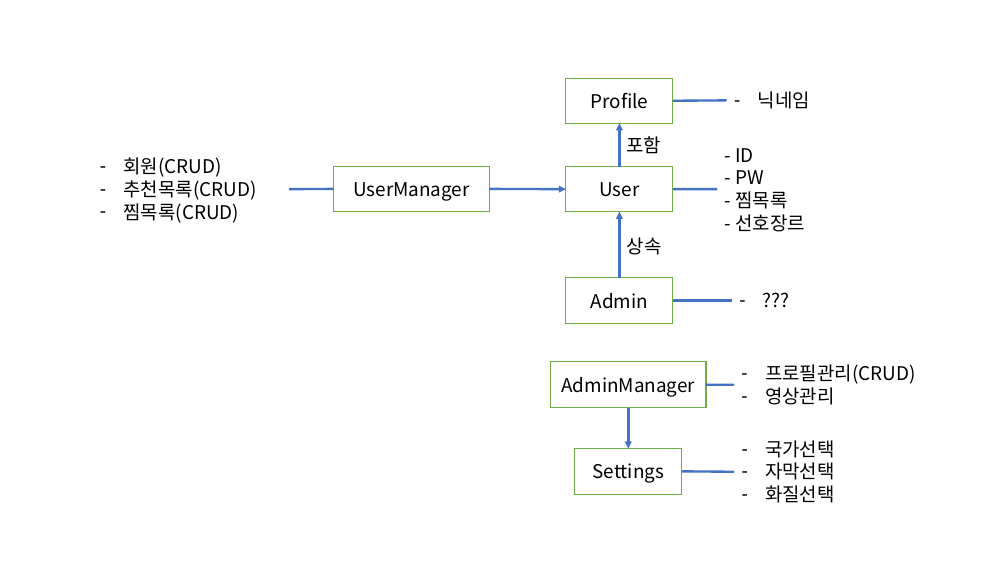
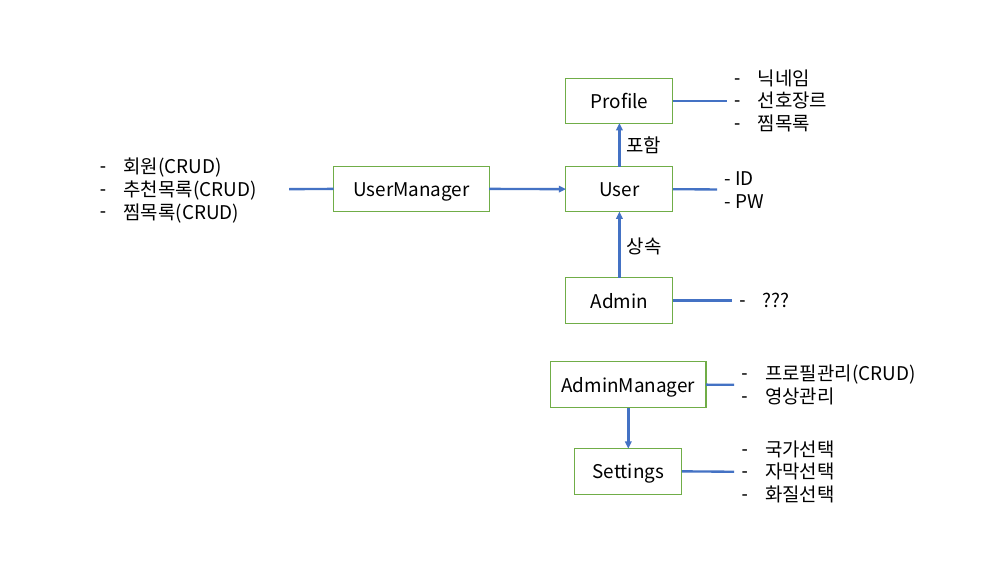
Before and after one commit to bcchoi518/Gukbi, a slide deck: slide 2 of 5_Java/Dasutflix/자료/JAVA프로젝트클래스다이어그램초안_rev02.pptx. Drawn at 1008x567 pixels with LibreOffice and Linux fonts; fonts in the diff are those of the drawing. Boxes give left, top, right and bottom in pixels: in the first picture for what was removed or moved away, otherwise in the second. Text is boxed around its words. In the diff, an @@ line names an element or a change of style, - is before the commit and + after.

```diff
--- a/5_Java/Dasutflix/자료/JAVA프로젝트클래스다이어그램초안_rev02.pptx
+++ b/5_Java/Dasutflix/자료/JAVA프로젝트클래스다이어그램초안_rev02.pptx
@@ text "닉네임": place and size @@
-text "닉네임" at box(758, 91, 810, 109)
+text "닉네임" at box(758, 69, 828, 132)
@@ text at box(758, 91, 828, 132): paragraphs added @@
+– 선호장르
+– 찜목록
@@ text "- ID": place and size @@
-text "- ID" at box(735, 148, 805, 232)
+text "- ID" at box(735, 171, 764, 208)
@@ text at box(735, 191, 805, 232): paragraphs removed @@
-- 찜목록
-- 선호장르
```
Also in this commit, not shown: 1 other slide changed, 10 other files.
